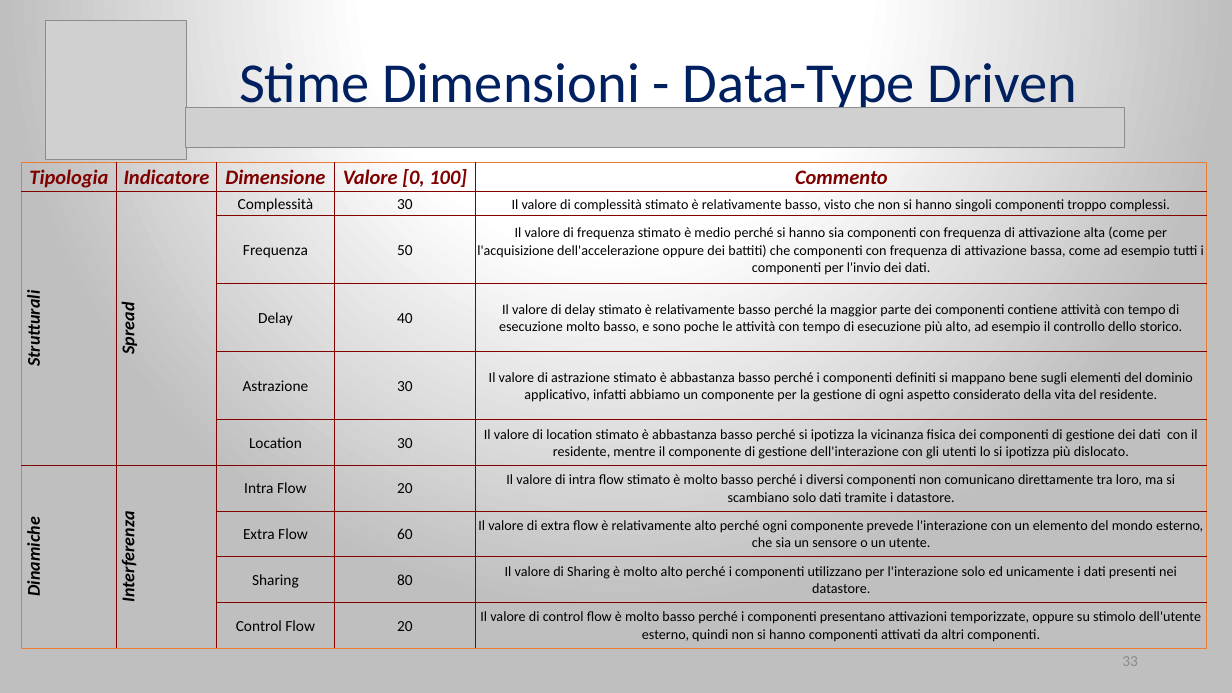
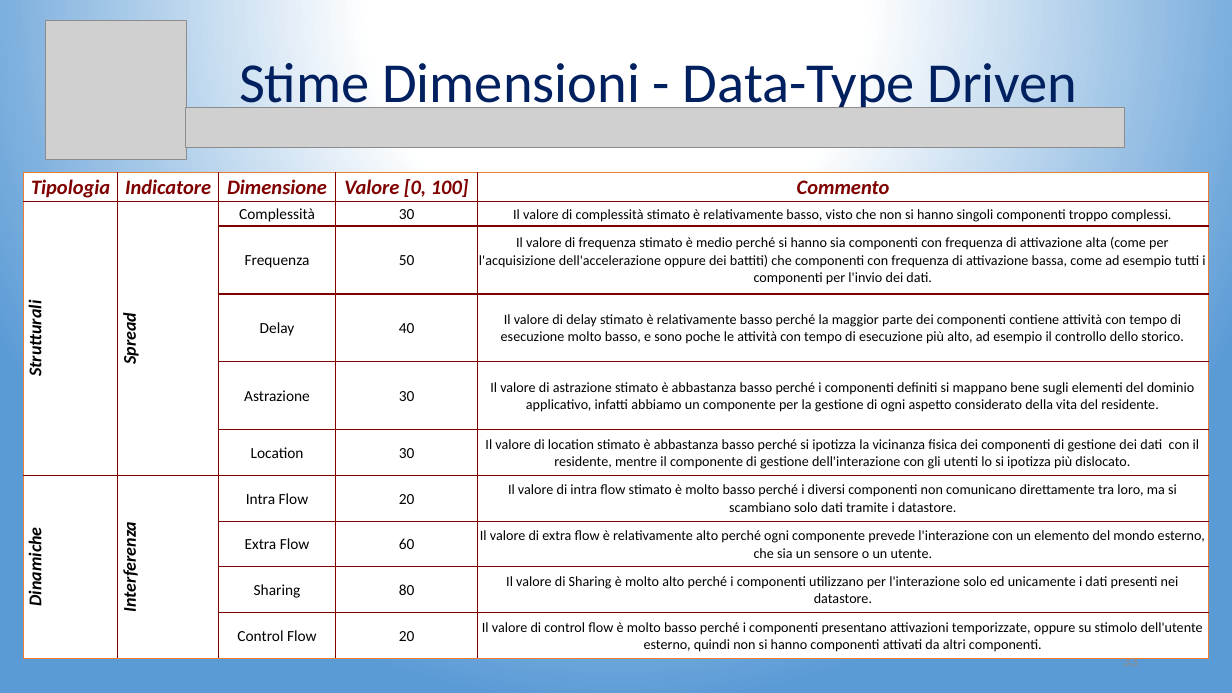
Before and after one commit to Wonderjack996/unimib-software-architecture, a slide deck: slide 33 of Progetto/Presentazione.pptx. Drawn at 1232x693 pixels with LibreOffice and Linux fonts; fonts in the diff are those of the drawing; grey boxes stand for pictures. Boxes give left, top, right and bottom in pixels: in the first picture for what was removed or moved away, otherwise in the second. Text is boxed around its words. In the diff, an @@ line names an element or a change of style, - is before the commit and + after.

```diff
--- a/Progetto/Presentazione.pptx
+++ b/Progetto/Presentazione.pptx
@@ background gradient #FFFFFF to #BFBFBF to gradient #FFFFFF to #5B9BD5 @@
@@ table at (23, 173, 1209, 659) @@
@@ fill none to #FFFFFF in 36 cells @@
@@ table: place and size @@
-table at (22, 163, 1208, 649)
+table at (23, 173, 1209, 659)
```
Also in this commit, not shown: 57 other slides changed, 1 other file.
